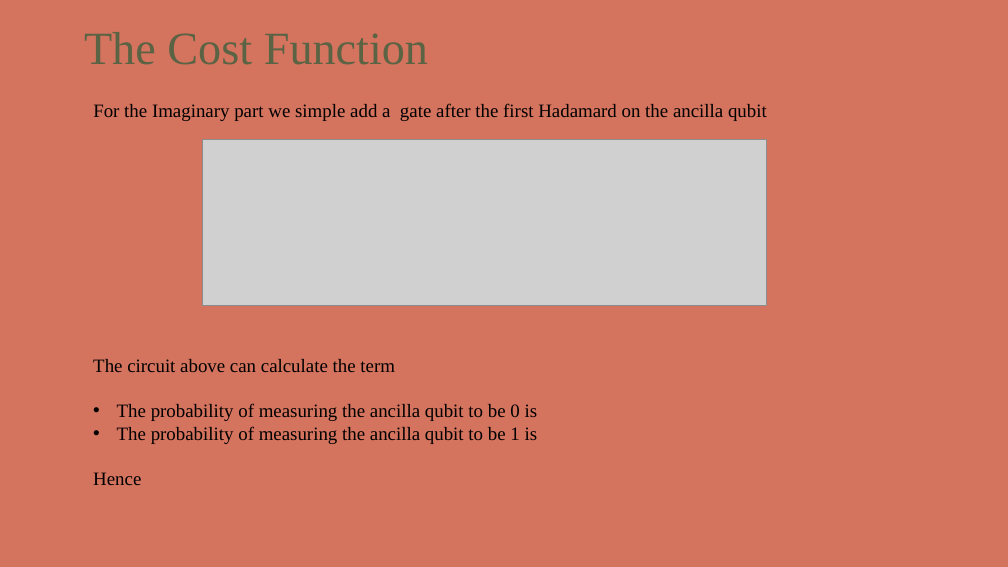
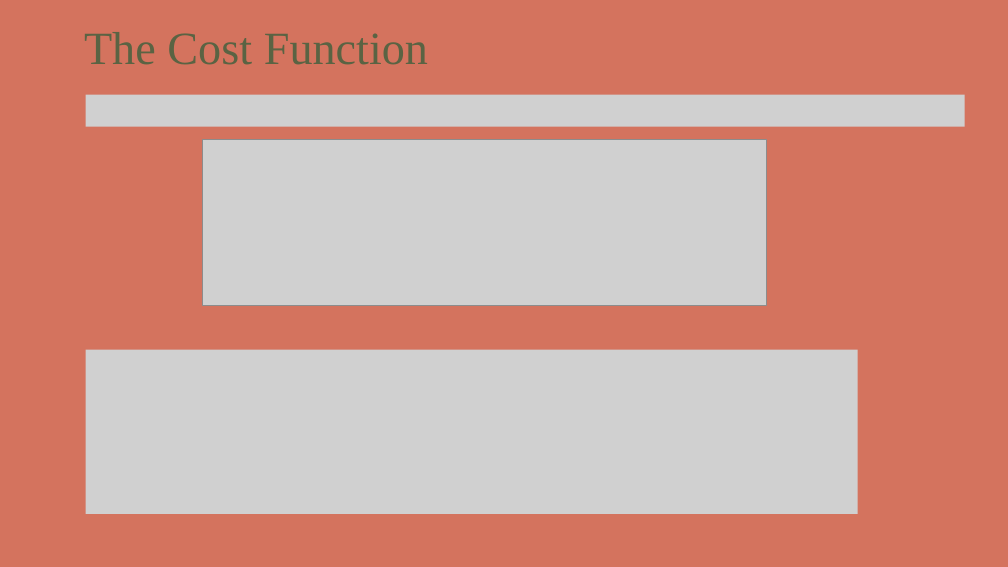
Before and after one commit to kthod/VQLS_algorithm, a slide deck: slide 28 of VQLS_presentation.pptx. Drawn at 1008x567 pixels with LibreOffice and Linux fonts; fonts in the diff are those of the drawing; grey boxes stand for pictures; background and template pictures are left out. Boxes give left, top, right and bottom in pixels: in the first picture for what was removed or moved away, otherwise in the second. Text is boxed around its words. In the diff, an @@ line names an element or a change of style, - is before the commit and + after.

```diff
--- a/VQLS_presentation.pptx
+++ b/VQLS_presentation.pptx
@@ picture added at box(85, 95, 965, 126) @@
@@ text removed at box(93, 103, 767, 121) @@
-For the Imaginary part we simple add a gate after the first Hadamard on the ancilla qubit
@@ picture added at box(85, 349, 858, 513) @@
@@ text removed at box(93, 359, 538, 485) @@
-The circuit above can calculate the term
-• The probability of measuring the ancilla qubit to be 0 is
-• The probability of measuring the ancilla qubit to be 1 is
-Hence
```
Also in this commit, not shown: 29 other slides changed, 4 slides added, 4 slides removed, 1 other file.
